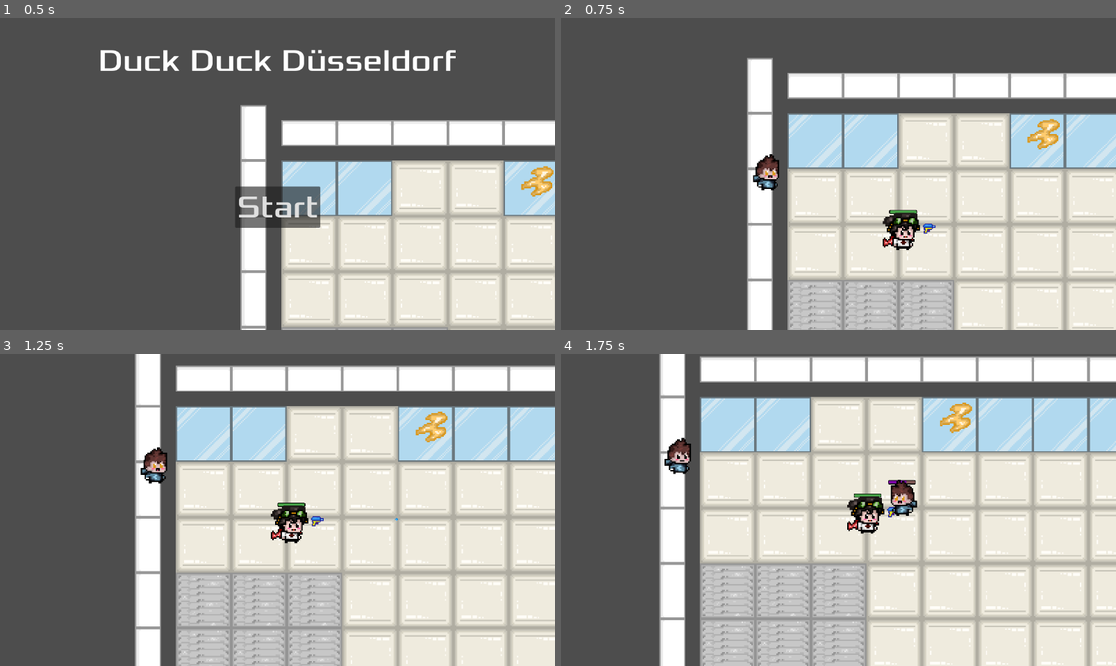
Above: before the commit, frames 1-4 (two rows, left to right).
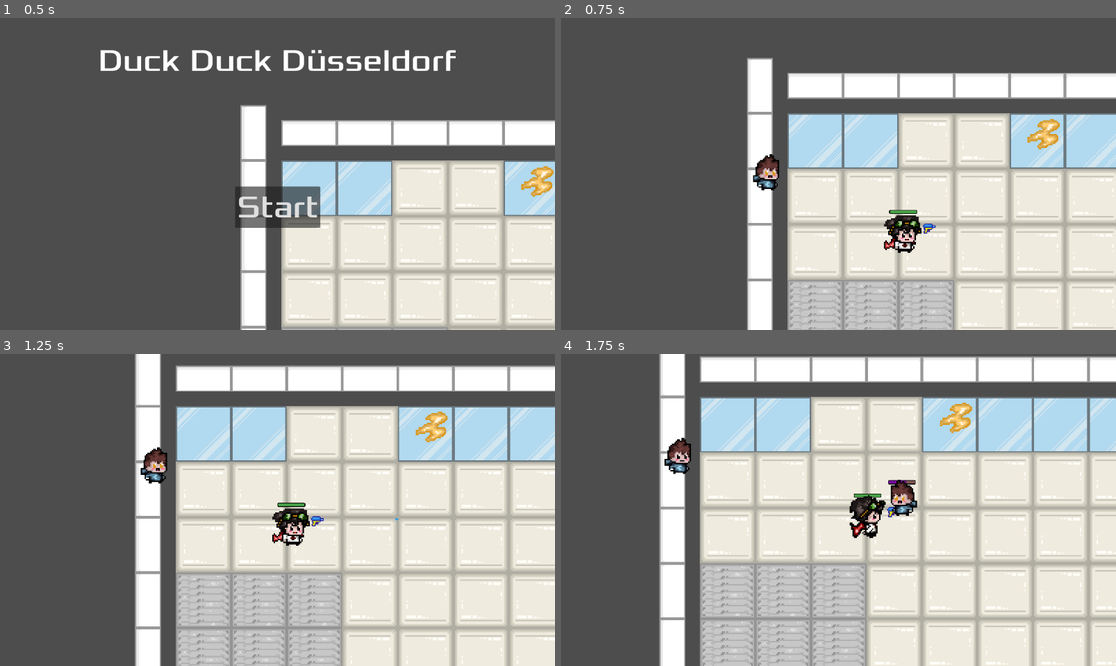
Above: after the commit, the same moments.

Repository: P0127/HSDuckies-Videogame-Group-project-at-HSD
Game: Godot game, scene res://main.tscn
Two runs of this game, one before a commit and one after it. Both use one fixed random seed, a clock stepped at 60 frames per second and the inputs below.
Inputs (mouse positions are in pixels of both pictures, inside the frame that each line leads up to):
- Up to frame 1 (0.5 s): no input
- Up to frame 2 (0.75 s): click "Start" at 0.5 s
- Up to frame 3 (1.25 s): no input
- Up to frame 4 (1.75 s): move the mouse to (960, 494) at 1.27 s; press the mouse at (960, 494) at 1.28 s; hold D (move_right) from 1.28 s (still down)

Frame 1 is identical in both runs. In frame 2, 0.5% of the frame differs, in the area x 57-65%, y 62-76%; in frame 3, 0.5%; in frame 4, 0.6%, in the area x 51-59%, y 45-60%.

Commit message:
Renamed Sprites, Added Player Animation
Player Sprite now play correctly depending on direction

Diff:
--- a/mob.tscn
+++ b/mob.tscn
@@ -2,10 +2,10 @@
 
 [ext_resource type="Script" uid="uid://cvuxy46rlr8ok" path="res://mob.gd" id="1_nokgg"]
 [ext_resource type="Texture2D" uid="uid://d36lt1oqr5d6g" path="res://hud/healthbar_under.png" id="2_b3mxk"]
-[ext_resource type="Texture2D" uid="uid://djx060swy5oal" path="res://assets/mobs/Student1_active.png" id="2_p11y5"]
 [ext_resource type="Texture2D" uid="uid://bdy5iqrx56ob6" path="res://hud/healthbar_over.png" id="3_1qmh0"]
-[ext_resource type="Texture2D" uid="uid://bh6bcq8kaiqj8" path="res://assets/mobs/Student1_inactive.png" id="3_s5nov"]
 [ext_resource type="Texture2D" uid="uid://br2nrg4rhe5je" path="res://hud/healthbar_progress_mob.png" id="4_gfurk"]
+[ext_resource type="Texture2D" uid="uid://1s4binyeljpr" path="res://assets/mobs/student_grayblue_front_active.png" id="5_b3mxk"]
+[ext_resource type="Texture2D" uid="uid://cvsqxd18kwq5" path="res://assets/mobs/student_grayblue_front.png" id="6_1qmh0"]
 
 [sub_resource type="CircleShape2D" id="CircleShape2D_nokgg"]
 radius = 230.169
@@ -17,7 +17,7 @@
 animations = [{
 "frames": [{
 "duration": 1.0,
-"texture": ExtResource("2_p11y5")
+"texture": ExtResource("5_b3mxk")
 }],
 "loop": true,
 "name": &"active",
@@ -25,7 +25,7 @@
 }, {
 "frames": [{
 "duration": 1.0,
-"texture": ExtResource("3_s5nov")
+"texture": ExtResource("6_1qmh0")
 }],
 "loop": true,
 "name": &"inactive",
--- a/mob_run_away.tscn
+++ b/mob_run_away.tscn
@@ -1,8 +1,8 @@
 [gd_scene load_steps=7 format=3 uid="uid://6vufn16sgq15"]
 
-[ext_resource type="Texture2D" uid="uid://uer8sryxietf" path="res://assets/mobs/Student2_back_inactive.png" id="1_h5nwv"]
 [ext_resource type="Script" uid="uid://ba0n0mljnpvaq" path="res://mob_run_away.gd" id="1_pybp8"]
-[ext_resource type="Texture2D" uid="uid://c5b154sk04p8w" path="res://assets/mobs/Student2_front_inactive.png" id="2_pybp8"]
+[ext_resource type="Texture2D" uid="uid://b6i7lg72o3xoa" path="res://assets/mobs/student_purple_back.png" id="2_pybp8"]
+[ext_resource type="Texture2D" uid="uid://cftaxd0wgfk6m" path="res://assets/mobs/student_purple_front.png" id="3_6wo65"]
 
 [sub_resource type="CircleShape2D" id="CircleShape2D_0auhb"]
 radius = 815.022
@@ -11,7 +11,7 @@
 animations = [{
 "frames": [{
 "duration": 1.0,
-"texture": ExtResource("1_h5nwv")
+"texture": ExtResource("2_pybp8")
 }],
 "loop": true,
 "name": &"back_view",
@@ -19,7 +19,7 @@
 }, {
 "frames": [{
 "duration": 1.0,
-"texture": ExtResource("2_pybp8")
+"texture": ExtResource("3_6wo65")
 }],
 "loop": true,
 "name": &"front_view",
--- a/player.gd
+++ b/player.gd
@@ -73,20 +73,10 @@
 			rotate_weapon(last_direction)
 			movement_timer = 0
 
-
-
-
-	#Which Animation plays, should be added on to
-	#Flips Animation if walking to the side
-	if velocity.x != 0:
-		$AnimatedPlayerSprite.animation = "walk"
-		# uprightposture
-		$AnimatedPlayerSprite.flip_v = false
-		$AnimatedPlayerSprite.flip_h = velocity.x < 0
-
-
 	#Player can move
 	position += velocity * delta
+	#Correct Sprite Rotation
+	sprite_rotation(velocity)
 
 	#Checking each Frame if Mobs are touching the Player
 	var overlapping_mobs = $HurtBox.get_overlapping_bodies()
@@ -97,7 +87,6 @@
 		health -= DAMAGE_RATE * overlapping_mobs.size() * delta
 		#Progress Bar is linked with health Variable
 		$ProgressBar.value = health
-		print(health)
 		if health <= 0.0:
 			health_death.emit()
 			print("DEATH")
@@ -120,3 +109,22 @@
 	#starts the animation
 	$AnimatedPlayerSprite.play()
 	$PlayerCollisionShape.disabled = false
+
+
+func sprite_rotation(velocity):
+	#Which Animation plays
+	#Flips Animation if walking to the side
+	if int(velocity.x != 0) | int(velocity.y != 0):
+		if int(velocity.y > 0):
+			$AnimatedPlayerSprite.animation = "walk"
+			$AnimatedPlayerSprite.flip_h = velocity.x < 0
+		elif int(velocity.x == 0):
+			$AnimatedPlayerSprite.animation = "walk_back"
+			$AnimatedPlayerSprite.flip_h = velocity.x < 0
+		else:
+			$AnimatedPlayerSprite.animation = "walk_side"
+			$AnimatedPlayerSprite.flip_h = velocity.x < 0
+
+	else:
+		$AnimatedPlayerSprite.animation = "stand"
+		$AnimatedPlayerSprite.flip_h = velocity.x < 0
--- a/player.tscn
+++ b/player.tscn
@@ -6,7 +6,12 @@
 [ext_resource type="Texture2D" uid="uid://bdy5iqrx56ob6" path="res://hud/healthbar_over.png" id="4_b26j0"]
 [ext_resource type="Texture2D" uid="uid://befbobny0fs64" path="res://hud/healthbar_progress_player.png" id="5_n7ghd"]
 [ext_resource type="PackedScene" uid="uid://d0dp7ykne4ajl" path="res://player_weapon.tscn" id="5_sweqy"]
-[ext_resource type="Texture2D" uid="uid://d0duj6rq0y1l6" path="res://assets/Player.png" id="6_1jxqw"]
+[ext_resource type="Texture2D" uid="uid://oprv8vc258ex" path="res://assets/character sprites/player1_front2.png" id="6_b26j0"]
+[ext_resource type="Texture2D" uid="uid://dlq5wm4l1o187" path="res://assets/character sprites/player1_front3.png" id="8_n7ghd"]
+[ext_resource type="Texture2D" uid="uid://crtf64x6dc8l8" path="res://assets/character sprites/player1_back.png" id="9_ivps1"]
+[ext_resource type="Texture2D" uid="uid://dqunjh8o7d3n4" path="res://assets/character sprites/player1_front.png" id="9_n7ghd"]
+[ext_resource type="Texture2D" uid="uid://c46ql7ge7koo8" path="res://assets/character sprites/player1_side1.png" id="10_urp6f"]
+[ext_resource type="Texture2D" uid="uid://clg4mxvf1ykw" path="res://assets/character sprites/player1_side2.png" id="11_bwjto"]
 
 [sub_resource type="CircleShape2D" id="CircleShape2D_dw050"]
 radius = 293.352
@@ -21,11 +26,41 @@
 animations = [{
 "frames": [{
 "duration": 1.0,
-"texture": ExtResource("6_1jxqw")
+"texture": ExtResource("9_n7ghd")
+}],
+"loop": true,
+"name": &"stand",
+"speed": 0.0
+}, {
+"frames": [{
+"duration": 1.0,
+"texture": ExtResource("6_b26j0")
+}, {
+"duration": 1.0,
+"texture": ExtResource("8_n7ghd")
 }],
 "loop": true,
 "name": &"walk",
-"speed": 5.0
+"speed": 2.0
+}, {
+"frames": [{
+"duration": 1.0,
+"texture": ExtResource("9_ivps1")
+}],
+"loop": true,
+"name": &"walk_back",
+"speed": 0.0
+}, {
+"frames": [{
+"duration": 1.0,
+"texture": ExtResource("10_urp6f")
+}, {
+"duration": 1.0,
+"texture": ExtResource("11_bwjto")
+}],
+"loop": true,
+"name": &"walk_side",
+"speed": 2.0
 }]
 
 [node name="Player" type="CharacterBody2D"]
@@ -84,8 +119,7 @@
 position = Vector2(3.33333, 53.3334)
 scale = Vector2(0.8, 0.8)
 sprite_frames = SubResource("SpriteFrames_sweqy")
-animation = &"walk"
-frame_progress = 0.665032
+animation = &"walk_back"
 
 [node name="player weapon" parent="." instance=ExtResource("5_sweqy")]
 scale = Vector2(10, 10)
Binary file removed: assets/MeisterFluffbutt_sprite.png
Binary file removed: assets/MeisterFluffbutt_sprite_2.png
Binary file removed: assets/Player.png
Renamed: assets/character sprites/characterS6.png -> assets/character sprites/player1_back.png
Not shown, added: assets/character sprites/player1_back.png.import
Renamed: assets/character sprites/characterS16.png -> assets/character sprites/player1_front.png
Not shown, added: assets/character sprites/player1_front.png.import
Renamed: assets/character sprites/characterS8.png -> assets/character sprites/player1_front2.png
Not shown, added: assets/character sprites/player1_front2.png.import
Renamed: assets/character sprites/character12.png -> assets/character sprites/player1_front3.png
Not shown, added: assets/character sprites/player1_front3.png.import
Renamed: assets/character sprites/characterS20.png -> assets/character sprites/player1_side1.png
(and 62 more such lines)
